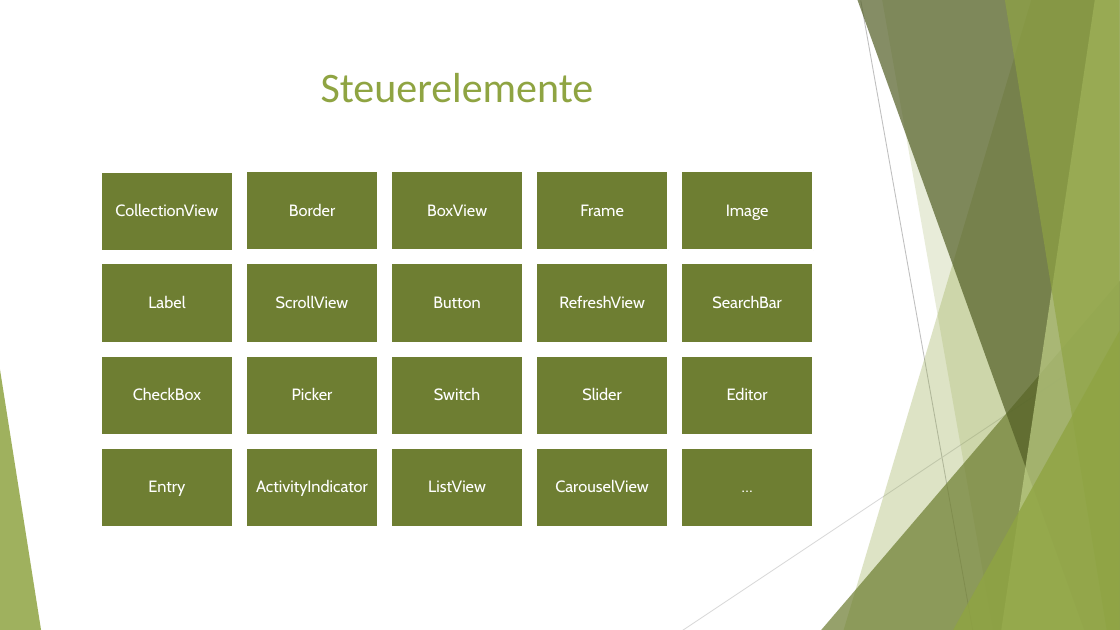
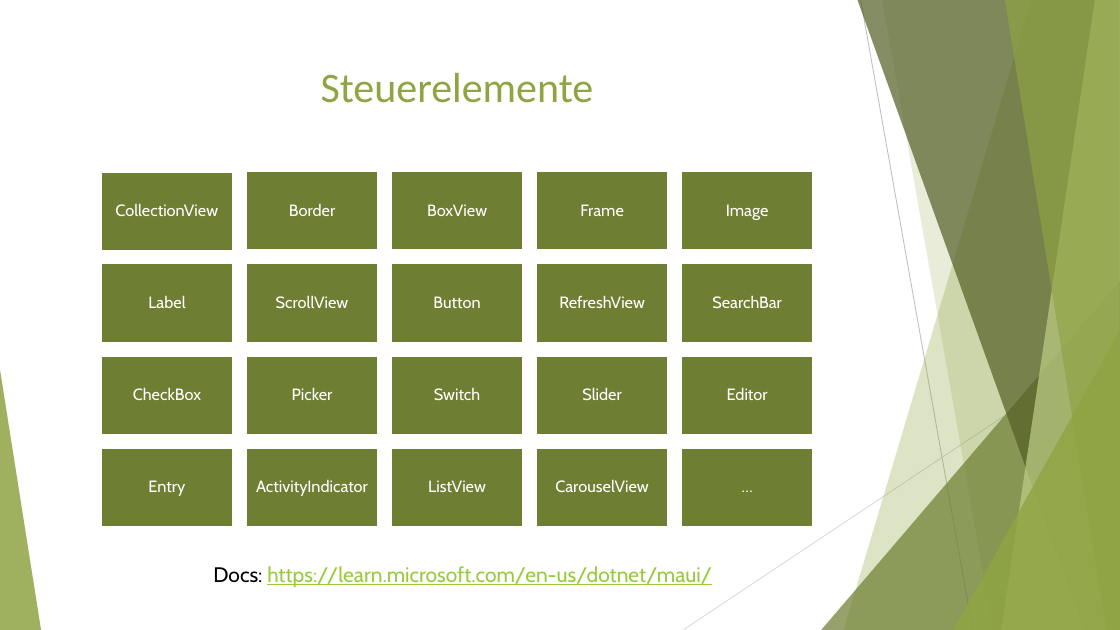
Before and after one commit to F-Goncalves/.NET-MAUI-Workshop-Resources, a slide deck: slide 9 of Workshop-Dotnet-MAUI.pptx (slide 7 before the commit). Drawn at 1120x630 pixels with LibreOffice and Linux fonts; fonts in the diff are those of the drawing. Boxes give left, top, right and bottom in pixels: in the first picture for what was removed or moved away, otherwise in the second. Text is boxed around its words. In the diff, an @@ line names an element or a change of style, - is before the commit and + after.

```diff
--- a/Workshop-Dotnet-MAUI.pptx
+++ b/Workshop-Dotnet-MAUI.pptx
@@ text added at bbox=[213, 566, 712, 587], 18 pt, text #99CA3C, underline @@
+Docs: https://learn.microsoft.com/en-us/dotnet/maui/
```
Also in this commit, not shown: 7 slides added.
